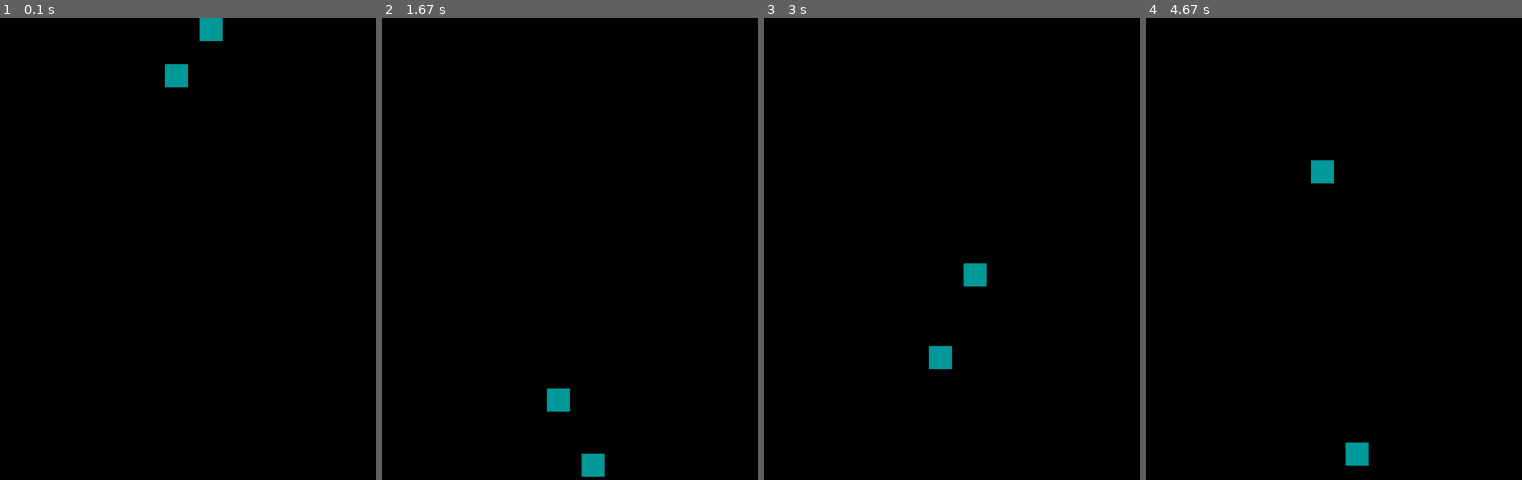
Above: before the commit, frames 1-4 (left to right).
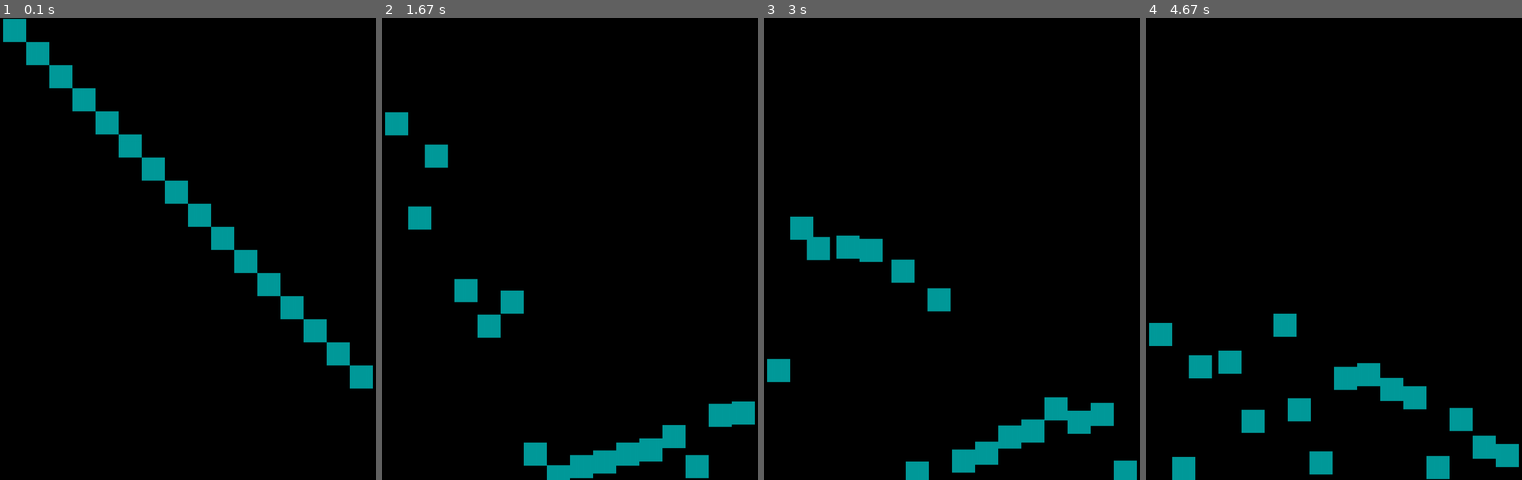
Above: after the commit, the same moments.

Repository: lubiarzm1/Pygame_fun
Game: pygame game, started from gravity.py
Same seed, same stepped clock (60 frames per second), same inputs: the game is played once before the commit and once after it.
Inputs (mouse positions are in pixels of both pictures, inside the frame that each line leads up to):
- Up to frame 1 (0.1 s): no input
- Up to frame 2 (1.67 s): press the mouse at (513, 461) at 0.37 s; move the mouse to (543, 290) at 0.47 s; release the mouse at (573, 124) at 0.6 s; press the mouse at (442, 382) at 0.7 s; move the mouse to (434, 382) at 0.8 s; release the mouse at (430, 382) at 0.93 s; press the mouse at (697, 382) at 1.03 s; move the mouse to (731, 373) at 1.13 s; release the mouse at (outside the picture) at 1.27 s; press the mouse at (397, 124) at 1.37 s; move the mouse to (442, 258) at 1.47 s; release the mouse at (491, 392) at 1.6 s
- Up to frame 3 (3 s): press the mouse at (846, 401) at 1.7 s; move the mouse to (865, 253) at 1.8 s; release the mouse at (884, 110) at 1.93 s; press the mouse at (1079, 424) at 2.03 s; move the mouse to (936, 401) at 2.13 s; release the mouse at (797, 378) at 2.27 s; press the mouse at (1102, 456) at 2.37 s; move the mouse to (952, 373) at 2.47 s; release the mouse at (801, 285) at 2.6 s; press the mouse at (869, 249) at 2.7 s; move the mouse to (903, 272) at 2.8 s; release the mouse at (933, 295) at 2.93 s
- Up to frame 4 (4.67 s): press the mouse at (1198, 225) at 3.03 s; move the mouse to (1198, 165) at 3.13 s; release the mouse at (1198, 110) at 3.27 s; press the mouse at (1251, 313) at 3.37 s; move the mouse to (1300, 309) at 3.47 s; release the mouse at (1349, 304) at 3.6 s; press the mouse at (1251, 346) at 3.7 s; move the mouse to (1281, 364) at 3.8 s; release the mouse at (1307, 387) at 3.93 s; press the mouse at (1161, 461) at 4.03 s; move the mouse to (1281, 350) at 4.13 s; release the mouse at (1405, 244) at 4.27 s; press the mouse at (1390, 392) at 4.37 s; move the mouse to (1300, 313) at 4.47 s; release the mouse at (1209, 239) at 4.6 s

The runs differ from the first frame. In frame 1, 5.6% of the frame differs, in the area x 0-100%, y 0-81%; in frame 2, 5.0%; in frame 3, 5.5%; in frame 4, 5.6%.

Commit message:
Dodanie objektow w liscie

Diff:
--- a/gravity.py
+++ b/gravity.py
@@ -2,11 +2,9 @@
 import sys
 
 pygame.init()
-
 screen=pygame.display.set_mode((1000,1000))
-
 delta=0.0
-
+FPS=240.0
 clock = pygame.time.Clock()
 
 
@@ -33,7 +31,7 @@
         self.ball=pygame.Rect(x,50,50,50)
     ##Phisic of ball
     def Update(self):
-        self.t+=1/60.0
+        self.t+=1/FPS
         if self.ball.y > 950 and self.lock_y == False:
             self.t=0.0
             self.v= self.sigma*self.v
@@ -53,36 +51,32 @@
             self.t=0.0
 #Initialize object
 
-obj1=obj()
-obj1.Set_param(10,0,0,0.75)
-obj1.Set_ball(475)
-
-obj2=obj()
-obj2.Set_param(5,100,0,0.9)
-obj2.Set_ball(400)
-
+obj1=[obj(),obj(),obj(),obj(),obj(),obj(),obj(),obj(),obj(),obj(),obj(),obj(),obj(),obj(),obj(),obj()]
+for i in range(len(obj1)):
+    obj1[i].Set_param(9.81,i*50,0,0.9)
+    obj1[i].Set_ball(50+i*50)
 while True:
 #Ticking
     pos=list(pygame.mouse.get_pos())
     delta+=clock.tick()/1000.0
-
 #Event handler
     for event in pygame.event.get():
         if event.type == pygame.QUIT:
             sys.exit(0)
         elif event.type == pygame.KEYDOWN and event.key == pygame.K_ESCAPE:
             sys.exit(0)
-        elif pygame.mouse.get_pressed()[0] and obj1.Is_inside(pos):
-            obj1.Moving_Object()
-        elif pygame.mouse.get_pressed()[0] and obj2.Is_inside(pos):
-            obj2.Moving_Object()
-
-    while delta > 1/60:
-        delta-=1/60
+        elif pygame.mouse.get_pressed()[0]:
+            for i in range(len(obj1)):
+                if obj1[i].Is_inside(pos):
+                    obj1[i].Moving_Object()
+                else:
+                    pass
+    while delta > 1/FPS:
+        delta-=1/FPS
         screen.fill((0,0,0))
         if not(pygame.mouse.get_pressed()[0]):
-           obj1.Update()
-           obj2.Update()
-        pygame.draw.rect(screen,(0,155,155),obj1.ball)
-        pygame.draw.rect(screen,(0,155,155),obj2.ball)
+           for i in range(len(obj1)):
+               obj1[i].Update()
+        for i in range(len(obj1)):
+            pygame.draw.rect(screen,(0,155,155),obj1[i].ball)
     pygame.display.flip()
